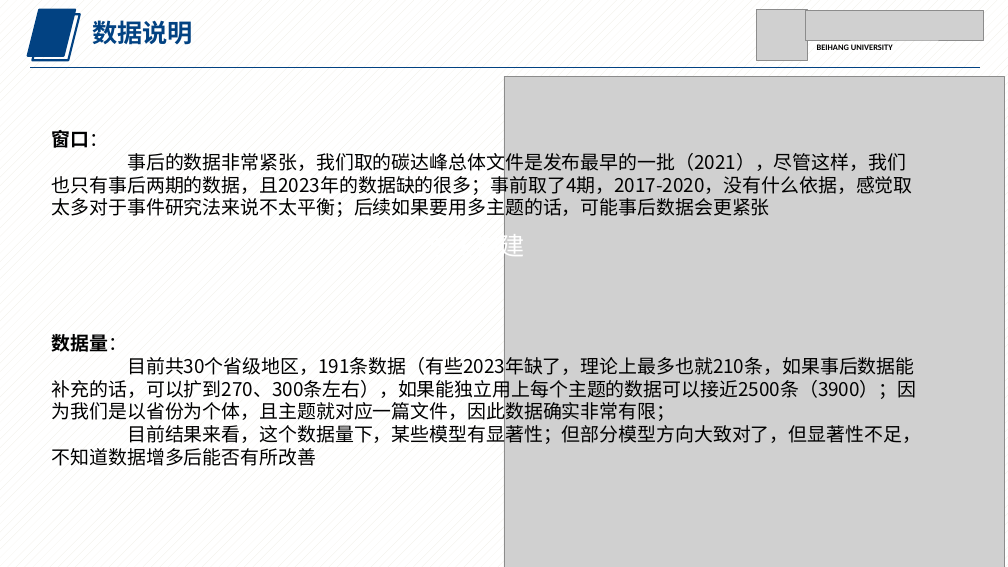
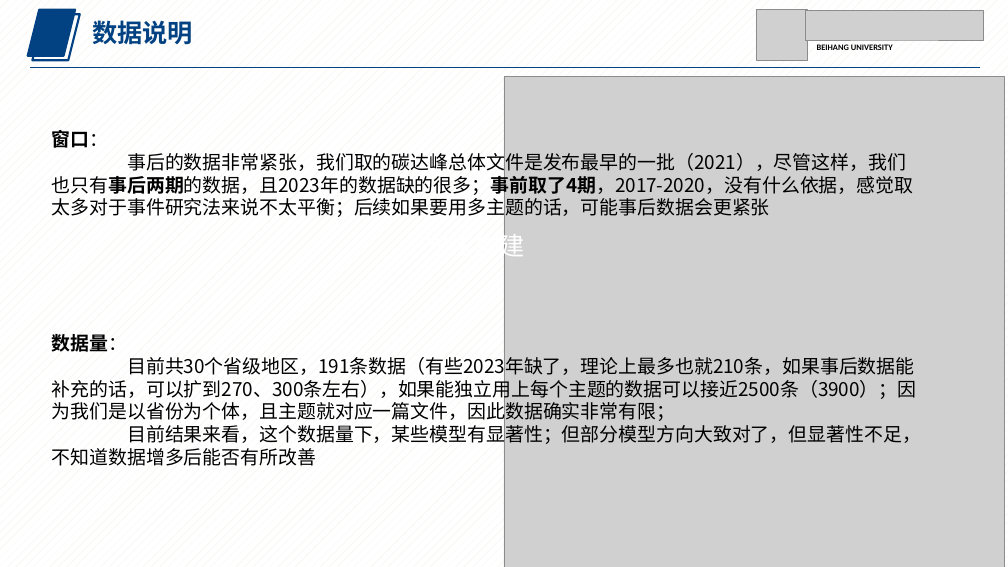
Before and after one commit to ccccchaoo/policy-diffusion, a slide deck: slide 8 of did测试/内容汇报1014.pptx. Drawn at 1008x567 pixels with LibreOffice and Linux fonts; fonts in the diff are those of the drawing; grey boxes stand for pictures. Boxes give left, top, right and bottom in pixels: in the first picture for what was removed or moved away, otherwise in the second. Text is boxed around its words. In the diff, an @@ line names an element or a change of style, - is before the commit and + after.

```diff
--- a/did测试/内容汇报1014.pptx
+++ b/did测试/内容汇报1014.pptx
@@ text at (52,150,914,220): bold on in "事后的数据非常紧张，我们取的碳达峰总体文件是发布最早的一批（2021），尽管这样，我们也只有事后两期的数据，且2023年 ..." @@
```
Also in this commit, not shown: 4 other slides changed.
